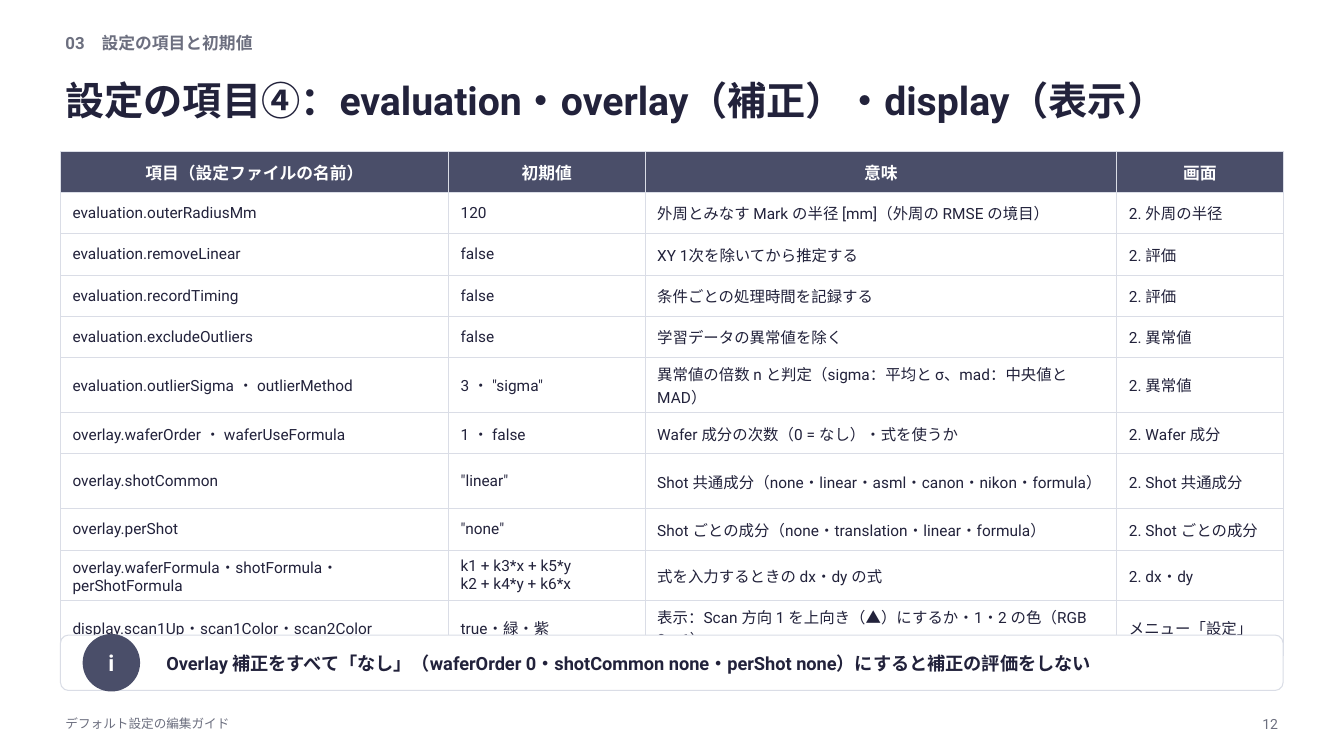
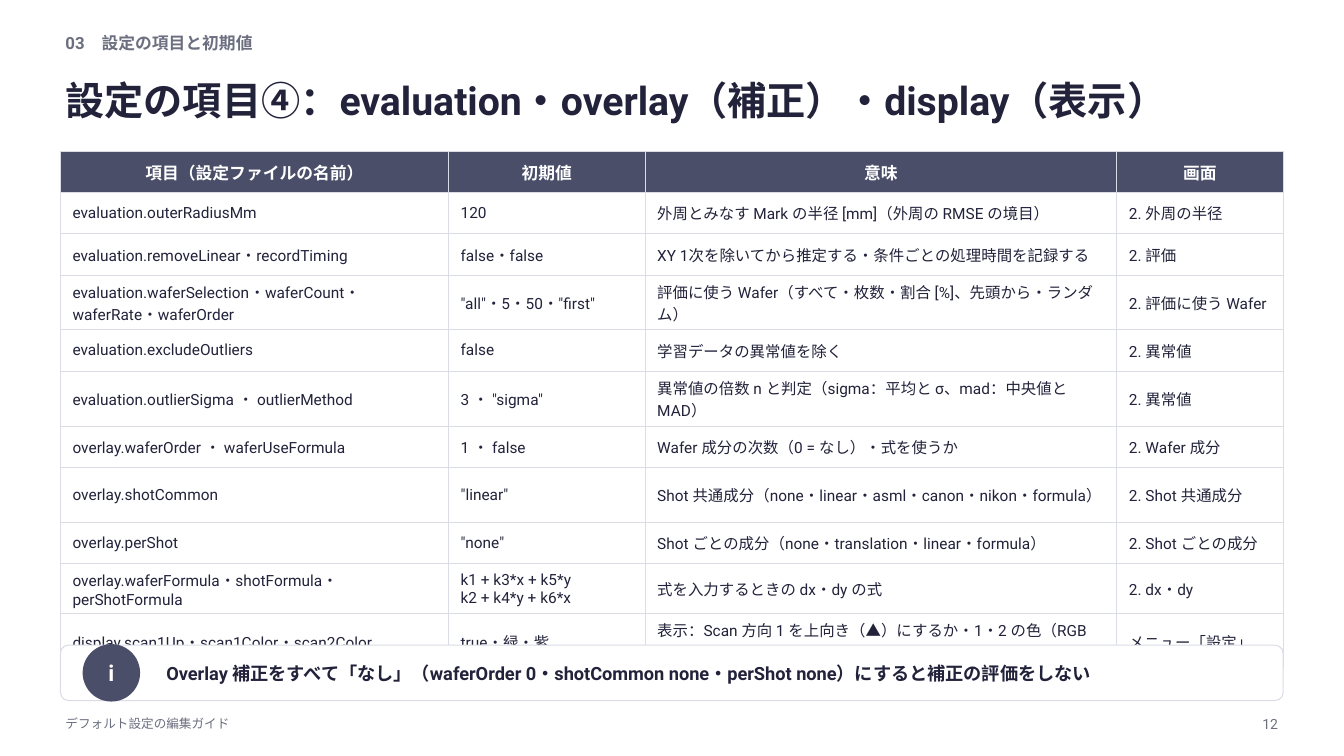
Before and after one commit to rsakamoto-0824/alignment-estimation-benchmark, a slide deck: slide 12 of matlab_app/docs/defaults_guide/デフォルト設定の編集ガイド.pptx. Drawn at 1344x756 pixels with LibreOffice and Linux fonts; fonts in the diff are those of the drawing. Boxes give left, top, right and bottom in pixels: in the first picture for what was removed or moved away, otherwise in the second. Text is boxed around its words. In the diff, an @@ line names an element or a change of style, - is before the commit and + after.

```diff
--- a/matlab_app/docs/defaults_guide/デフォルト設定の編集ガイド.pptx
+++ b/matlab_app/docs/defaults_guide/デフォルト設定の編集ガイド.pptx
@@ table at bbox=[60, 151, 1284, 656] @@
-row 3: evaluation.removeLinear | false | XY 1次を除いてから推定する | 2. 評価
+row 3: evaluation.removeLinear・recordTiming | false・false | XY 1次を除いてから推定する・条件ごとの処理時間を記録する | 2. 評価
-row 4: evaluation.recordTiming | false | 条件ごとの処理時間を記録する | 2. 評価
+row 4: evaluation.waferSelection・waferCount・waferRate・waferOrder | "all"・5・50・"first" | 評価に使う Wafer（すべて・枚数・割合 [%]、先頭から・ランダム） | 2. 評価に使う Wafer
@@ 1 ellipse, 1 text, 1 rounded rectangle: place and size @@
-1 ellipse, 1 text, 1 rounded rectangle at bbox=[60, 634, 1284, 692]
+1 ellipse, 1 text, 1 rounded rectangle at bbox=[60, 644, 1284, 702]
```
Also in this commit, not shown: 31 other files.
